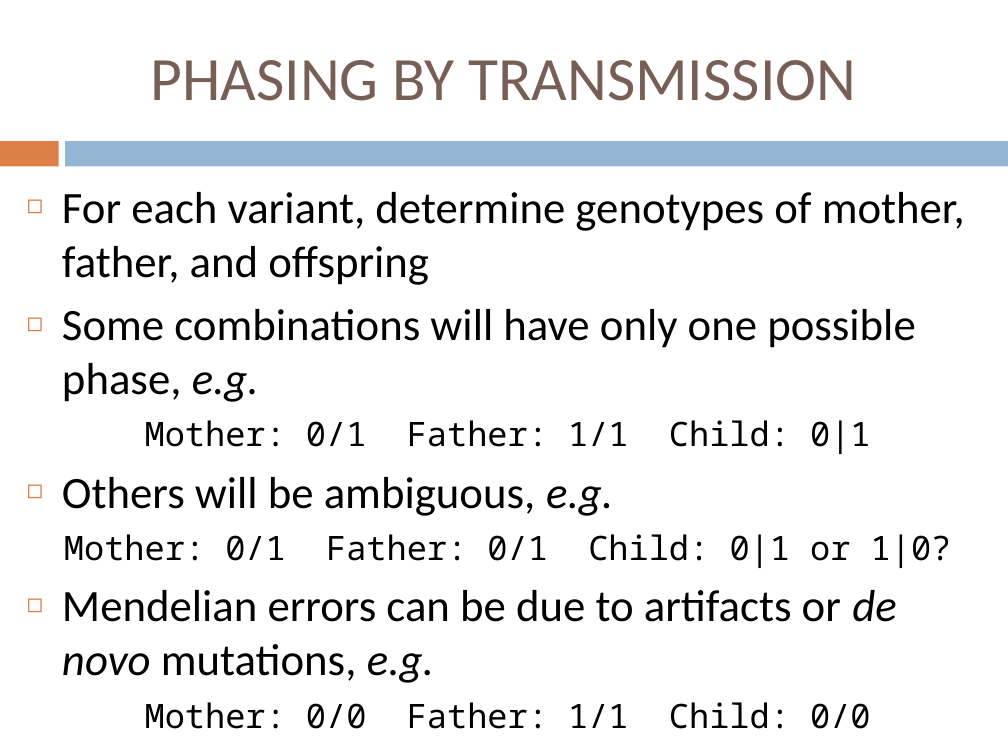
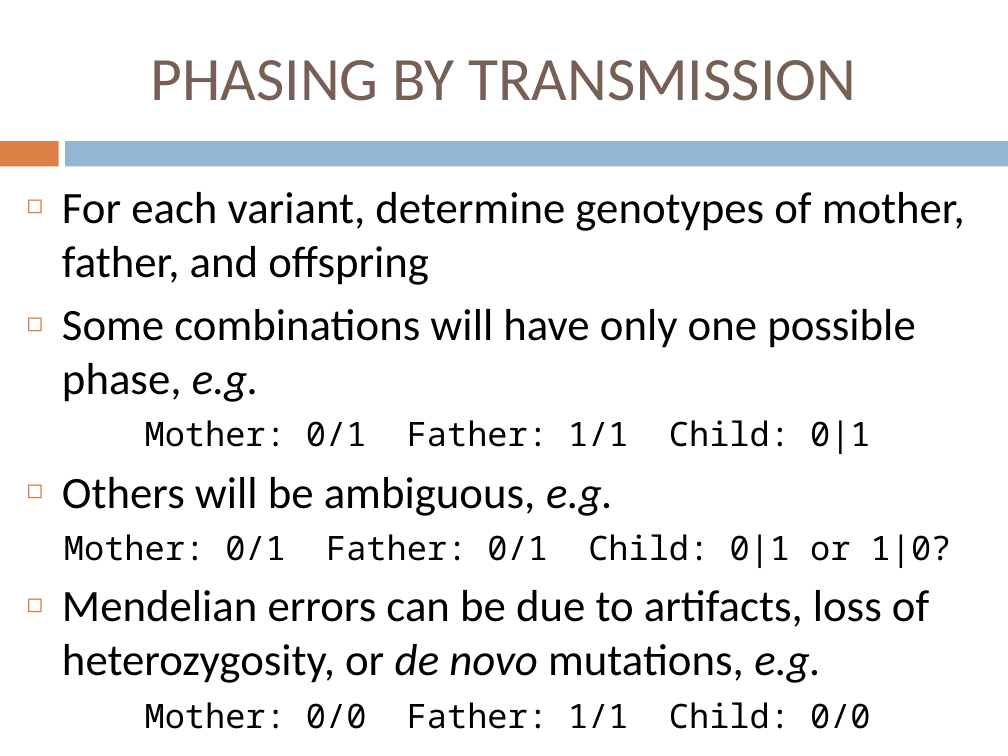
Before and after one commit to jdidion/OpenBioinformaticsWorkshops, a slide deck: slide 13 of development/AdvancedDNASeq/slides/Part3_SomaticAndDeNovo.pptx. Drawn at 1008x756 pixels with LibreOffice and Linux fonts; fonts in the diff are those of the drawing. Boxes give left, top, right and bottom in pixels: in the first picture for what was removed or moved away, otherwise in the second. Text is boxed around its words. In the diff, an @@ line names an element or a change of style, - is before the commit and + after.

```diff
--- a/development/AdvancedDNASeq/slides/Part3_SomaticAndDeNovo.pptx
+++ b/development/AdvancedDNASeq/slides/Part3_SomaticAndDeNovo.pptx
@@ text at [62,590,929,683]: text changed @@
-◻ Mendelian errors can be due to artifacts or de novo mutations, e.g.
+◻ Mendelian errors can be due to artifacts, loss of heterozygosity, or de novo mutations, e.g.
```
Also in this commit, not shown: 7 other slides changed, 3 other files.
